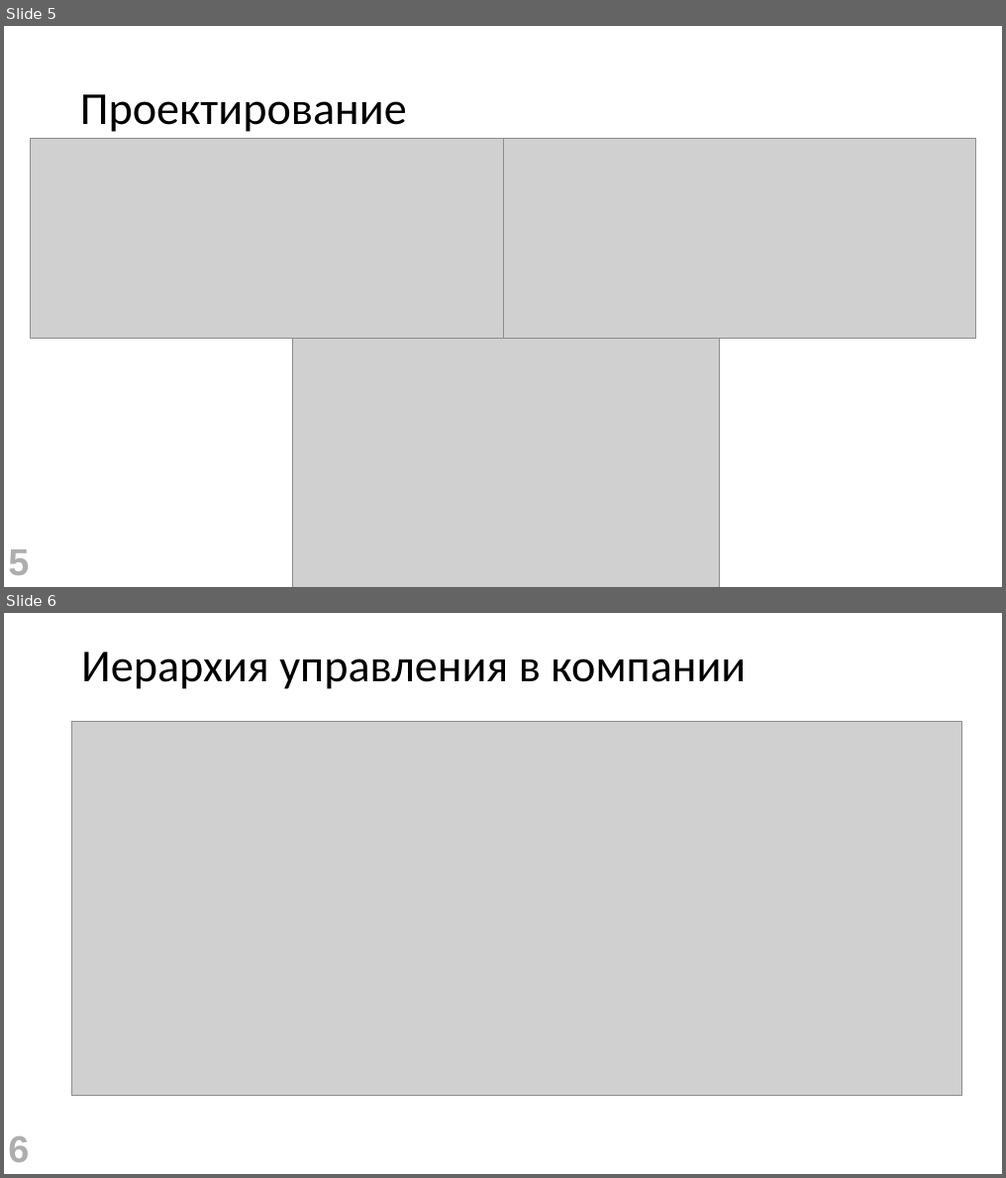
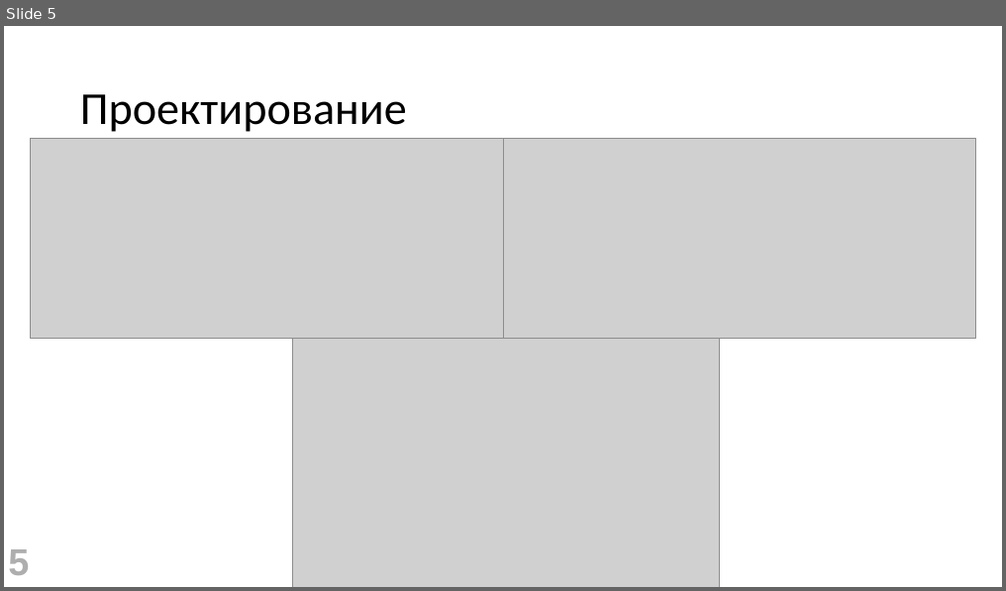
Before and after one commit to gromov-nikita/diplomHUB, a slide deck: diplom v2.0/doc/Презентация.pptx. Shown one above the other, each under a label of ours: slides 5 and 6 before the commit, slide 5 after it. The pictures are 1006x1178 and 1006x591 pixels, drawn with LibreOffice and Linux fonts; fonts in the diff are those of the drawing; grey boxes stand for pictures. Boxes give left, top, right and bottom in pixels: in the first picture for what was removed or moved away, otherwise in the second. Text is boxed around its words. In the diff, an @@ line names an element or a change of style, - is before the commit and + after.

```diff
--- a/diplom v2.0/doc/Презентация.pptx
+++ b/diplom v2.0/doc/Презентация.pptx
@@ slide 6 removed at (4,613,1002,1174), background #FFFFFF @@
@@ title removed at (81,652,746,689) @@
-Иерархия управления в компании
@@ picture removed at (71,722,962,1096) @@
@@ page number removed at (8,1137,29,1162) @@
-6
```
Also in this commit, not shown: 1 slide changed, 4 slides added, 2 other files.
